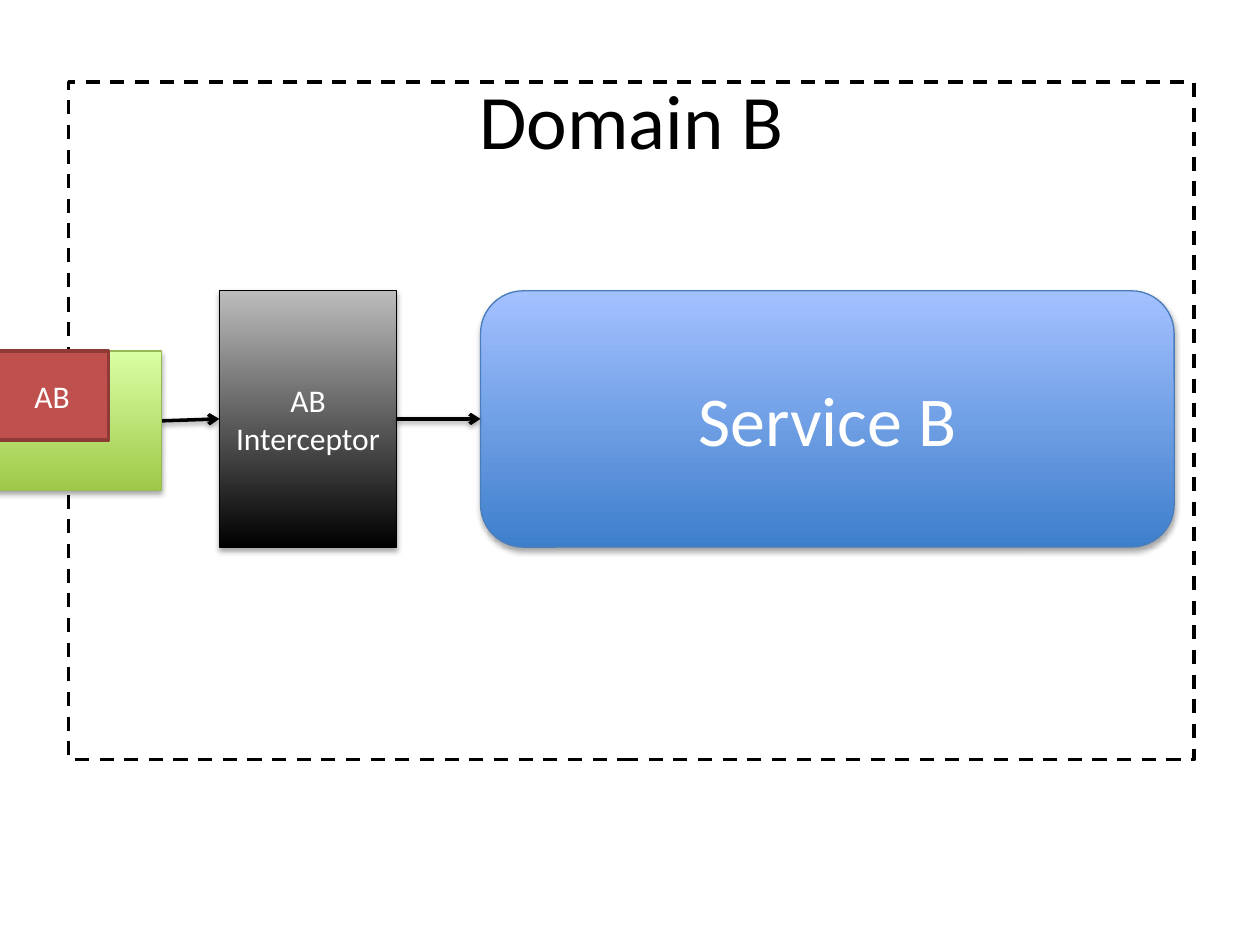
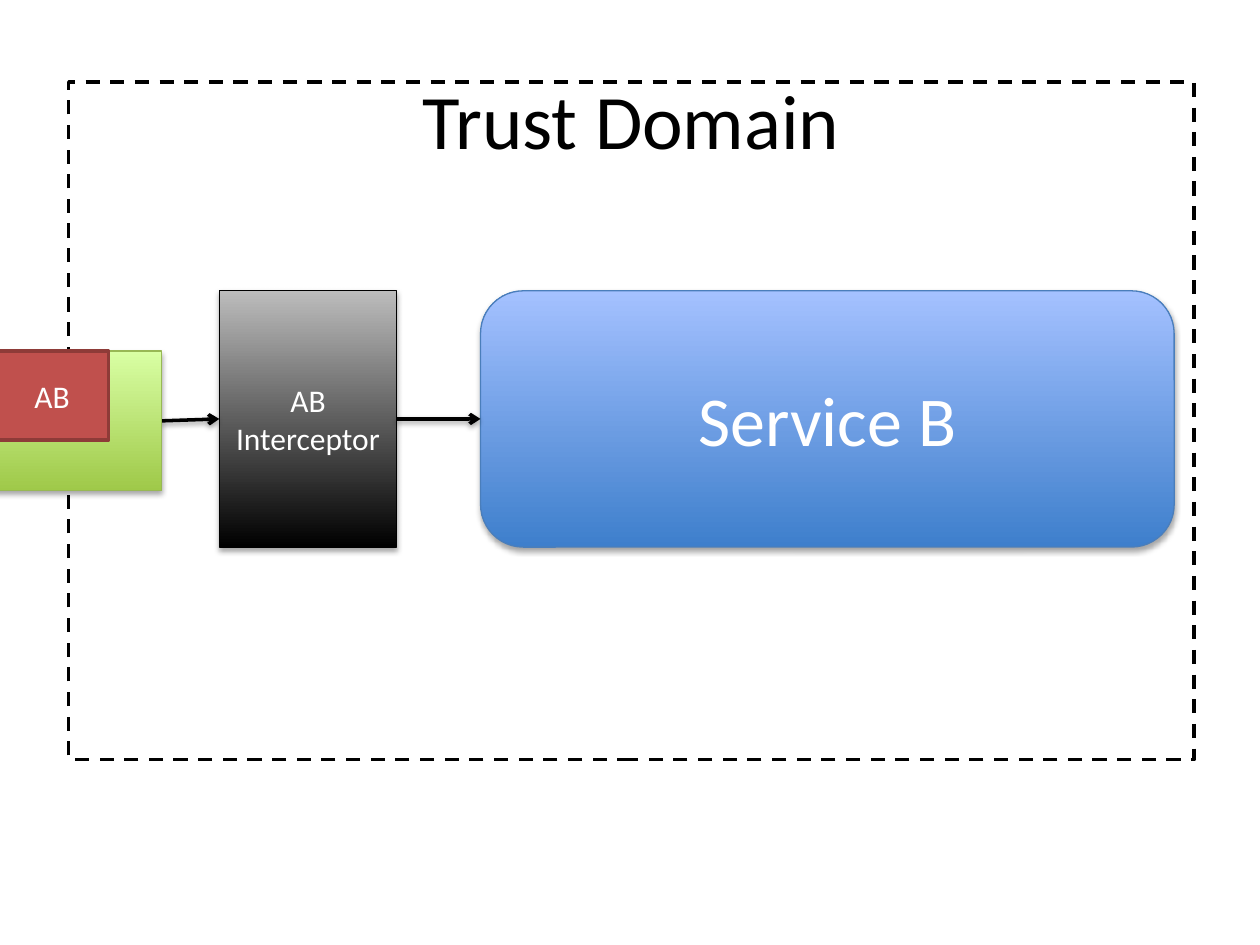
Before and after one commit to rohitranchal/absoa, a slide deck: slide 3 of docs/design_notes.pptx. Drawn at 1260x945 pixels with LibreOffice and Linux fonts; fonts in the diff are those of the drawing. Boxes give left, top, right and bottom in pixels: in the first picture for what was removed or moved away, otherwise in the second. Text is boxed around its words. In the diff, an @@ line names an element or a change of style, - is before the commit and + after.

```diff
--- a/docs/design_notes.pptx
+++ b/docs/design_notes.pptx
@@ text in rectangle at (x1=423, y1=96, x2=839, y2=150): text changed @@
-Domain B
+Trust Domain
```
Also in this commit, not shown: 2 other slides changed, 3 other files.
